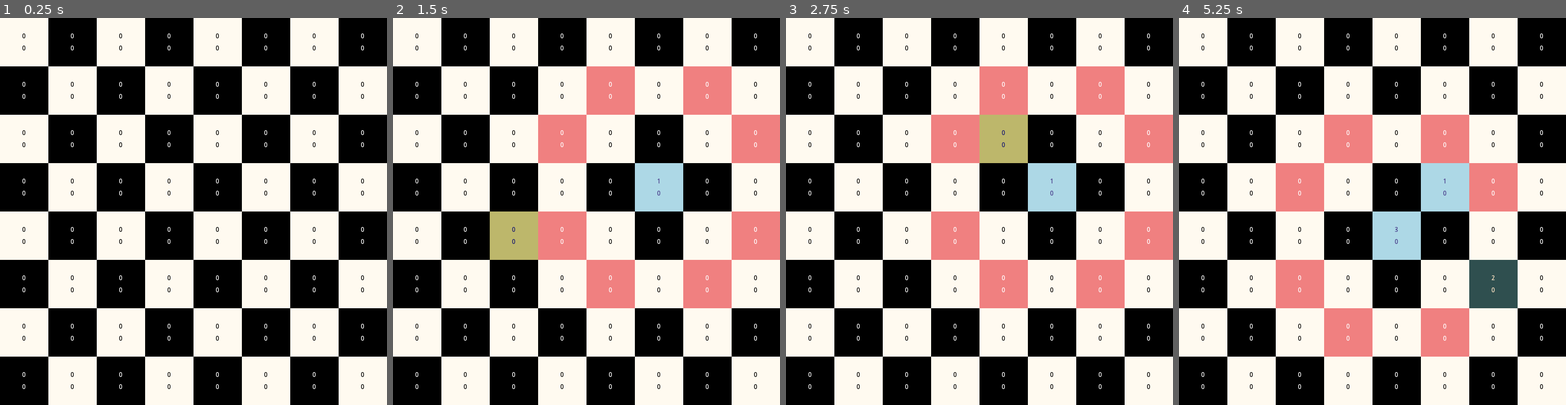
Above: before the commit, frames 1-4 (left to right).
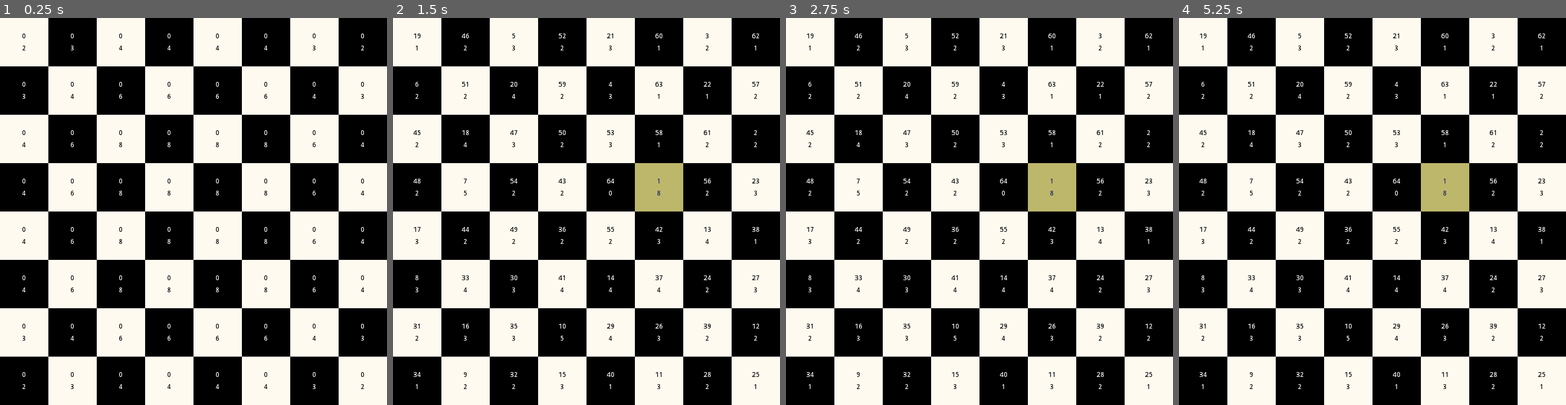
Above: after the commit, the same moments.

Repository: cgorrill-breck/KnightsApp
Game: Godot game, scene res://board.tscn
Same seed, same stepped clock (60 frames per second), same inputs: the game is played once before the commit and once after it.
Inputs (mouse positions are in pixels of both pictures, inside the frame that each line leads up to):
- Up to frame 1 (0.25 s): no input
- Up to frame 2 (1.5 s): tap Enter at 0.5 s; move the mouse to (671, 192) at 0.52 s; click (671, 192) at 0.6 s; tap Space at 1.25 s; move the mouse to (509, 230) at 1.27 s; click (509, 230) at 1.35 s
- Up to frame 3 (2.75 s): tap Enter at 2 s; move the mouse to (1018, 126) at 2.02 s; click (1018, 126) at 2.1 s
- Up to frame 4 (5.25 s): tap Space at 2.75, 4.25 s; move the mouse to (1353, 288) at 2.77 s; click (1353, 288) at 2.85 s; tap Enter at 3.5 s; move the mouse to (1488, 269) at 3.52 s; click (1488, 269) at 3.6 s; move the mouse to (1256, 153) at 4.27 s; click (1256, 153) at 4.35 s; move the mouse to (1391, 211) at 5.02 s; click (1391, 211) at 5.1 s

The runs differ from the first frame. In frame 1, 0.4% of the frame differs, in the area x 5-95%, y 7-96%; in frame 2, 17%, in the area x 5-100%, y 4-96%; in frame 3, 17%; in frame 4, 17%.

Commit message:
Too many updates to count.
Ugh, this is an awful commit.  I have made so many changes since the last commit. In short, I have added a heuristic tour runner. It works and the labels update.  The colors of the squares do not update.

Diff:
--- a/BoardModel.gd
+++ b/BoardModel.gd
@@ -2,8 +2,20 @@
 extends Resource
 
 @export var square_model_resource : SquareModel
+var tour_path = []
+var move_counter = 1;
+var tour_complete = false
 
-var move_counter = 1;
+const INITIAL_ACCESS_VALUES = [
+	[2, 3, 4, 4, 4, 4, 3, 2],
+	[3, 4, 6, 6, 6, 6, 4, 3],
+	[4, 6, 8, 8, 8, 8, 6, 4],
+	[4, 6, 8, 8, 8, 8, 6, 4],
+	[4, 6, 8, 8, 8, 8, 6, 4],
+	[4, 6, 8, 8, 8, 8, 6, 4],
+	[3, 4, 6, 6, 6, 6, 4, 3],
+	[2, 3, 4, 4, 4, 4, 3, 2]
+]
 
 const MOVES = {
 	1 : [2, -1],
@@ -22,9 +34,18 @@
 	board_data.clear()
 	for i in range(board.size()):  # Iterate by index
 		board_data.append([])  # Create a new row
-		for square in board[i]:  # Iterate over squares in row
+		for square: Square in board[i]:  # Iterate over squares in row
 			board_data[i].append(square.model_resource)
+	set_initial_access_values(board)
 
+func set_initial_access_values(board: Array):
+	for i in range(board.size()):
+		for j in range(board[i].size()):
+			var square : Square = board[i][j]
+			board[i][j].set_access_value(INITIAL_ACCESS_VALUES[i][j])
+"""
+return an array of valid board positions from the current knight position
+"""
 func get_available_moves(row, col) -> Array:
 	var moves:= []
 	for move in range(1, 9):
@@ -33,6 +54,53 @@
 		if(valid_square(row_test, col_test)):
 			moves.append([row_test, col_test])
 	return moves
+
+func run_heuristic_tour(pos : Vector2i) -> bool:
+	var knightPosition = [0,0]
+	knightPosition[1] = pos.y
+	knightPosition[0] = pos.x
+	var first_square : SquareModel = board_data[knightPosition[0]][knightPosition[1]]
+	first_square.set_move_number(move_counter)
+	first_square.set_visited(true)
+	update_access_for_available_moves(get_available_moves(knightPosition[0], knightPosition[1]))
+	move_counter += 1
+	while(true):
+		var moves = get_available_moves(knightPosition[0], knightPosition[1])
+		if move_counter == 65:
+			break
+		if moves.size() < 1:
+			break
+		var move = pick_best_move(moves)
+		knightPosition = move
+		board_data[move[0]][move[1]].set_move_number(move_counter)
+		board_data[move[0]][move[1]].set_visited(true)
+		update_access_for_available_moves(moves)
+		print("("+ board_data[move[0]][move[1]].toString())
+		move_counter += 1
+	tour_complete = move_counter == 65
+	return move_counter == 65
+
+
+func update_access_for_available_moves(moves : Array):
+	if moves.size() < 1:
+		return
+	for move in moves:
+		board_data[move[0]][move[1]].update_access_value()
+
+"""
+pick the best move from available moves
+each move in moves is a position on the board
+"""
+func pick_best_move(moves : Array):
+	var low_access = 10
+	var low_move = -1
+	for move in moves:
+		print(str(move))
+		var access_val = board_data[move[0]][move[1]].get_access_value()
+		if access_val < low_access:
+			low_access = access_val
+			low_move = move
+	return low_move
 
 func valid_square(row, col) -> bool:
 	if board_data.is_empty():
@@ -50,3 +118,15 @@
 
 func update_move_counter():
 	move_counter += 1
+
+func update_tour_path(pos : Vector2i):
+	tour_path.append(pos)
+
+func print_board():
+	var all_cells := ""
+	for row in board_data:
+		var row_cells:= ""
+		for square : SquareModel in row:
+			row_cells += str(square.get_move_number()) + ", "
+		all_cells += row_cells + "\n"
+	print(all_cells)
--- a/SquareModel.gd
+++ b/SquareModel.gd
@@ -21,6 +21,9 @@
 func set_access_value(value: int) -> void:
 	access_value = value
 
+func update_access_value() -> void:
+	access_value -= 1
+
 func get_access_value() -> int:
 	return access_value
 
@@ -29,3 +32,6 @@
 
 func get_visited() -> bool:
 	return visited
+
+func toString() -> String:
+	return "Move number: " + str(move_number) + " Access: " + str(access_value) + " Visited: " + str(visited)
--- a/board.gd
+++ b/board.gd
@@ -13,24 +13,31 @@
 	connect_square_signals()
 	board_model_resource.fill_board(square_grid)
 
+## process for Heuristic Tour
+func _process(delta: float) -> void:
+	if Input.is_action_just_pressed("left_mouse_button") and !board_model_resource.tour_complete:
+		var mouse_pos = get_local_mouse_position()
+		var mouse_vector : Vector2i = Vector2i(int(mouse_pos.y / TILE_SIZE), int(mouse_pos.x / TILE_SIZE))
+		handle_heuristic_tour(mouse_vector)
+
 ## Handle user input
-func _process(delta: float) -> void:
-	if not Input.is_action_just_pressed("left_mouse_button"):
-		return
-	if not active_square:
-		return
-	if board_model_resource.get_move_counter() > 1:
-		if square_in_previous(active_square):
-			handle_square_click()
-	else:
-		handle_square_click()
-
+#func _process(delta: float) -> void:
+	#if not Input.is_action_just_pressed("left_mouse_button"):
+		#return
+	#if not active_square:
+		#return
+	#if board_model_resource.get_move_counter() > 1:
+		#if square_in_previous(active_square):
+			#handle_square_click()
+			#update_access_values()
+	#else:
+		#handle_square_click()
+		#update_access_values()
 
 func square_in_previous(square: Square):
 	var pos = [0,0]
 	pos[1] = square.get_square_model().get_grid_position().y
 	pos[0] = square.get_square_model().get_grid_position().x
-	print("in previous: " + str(pos in previous_squares))
 	return pos in previous_squares;
 
 ## ======= Grid Setup =======
@@ -64,8 +71,6 @@
 
 func _on_square_mouse_entered(square: Square) -> void:
 	active_square = square
-	print(previous_squares)
-	print(active_square.get_square_model().get_grid_position())
 	if previous_squares.size() != 0:
 		var pos : Array = [square.get_square_model().get_grid_position().x, square.get_square_model().get_grid_position().y]
 		if  pos not in previous_squares:
@@ -82,6 +87,7 @@
 		square.update_square()
 		active_square = null
 
+
 ## ======= Game Logic =======
 func handle_square_click() -> void:
 	var mouse_pos = get_local_mouse_position()
@@ -89,10 +95,26 @@
 		reset_squares(previous_squares)
 	previous_squares = highlight_available_squares(int(mouse_pos.y / TILE_SIZE), int(mouse_pos.x / TILE_SIZE))
 	active_square.set_move_number(board_model_resource.get_move_counter())
+	board_model_resource.update_tour_path(active_square.global_position)# check on this.  Not sure if it will work
 	board_model_resource.update_move_counter()
 	active_square.update_move_label()
 	active_square.set_visited(true)
 	active_square.update_square()
+
+func handle_heuristic_tour(pos : Vector2i):
+	board_model_resource.run_heuristic_tour(pos)
+	update_all_squares()
+
+func update_all_squares():
+	for i in range(board_model_resource.board_data.size()):
+		for square : SquareModel in board_model_resource.board_data[i]:
+			square_grid[square.get_grid_position()[0]][square.get_grid_position()[1]].set_move_number(square.get_move_number())
+			square_grid[square.get_grid_position()[0]][square.get_grid_position()[1]].set_access_value(square.get_access_value())
+			square_grid[square.get_grid_position()[0]][square.get_grid_position()[1]].visited = true
+
+func update_access_values():
+	for pos in previous_squares:
+		square_grid[pos[0]][pos[1]].set_access_value(square_grid[pos[0]][pos[1]].get_access_value() - 1)
 
 func reset_squares(squares: Array) -> void:
 	for pos : Array in squares:
--- a/square.gd
+++ b/square.gd
@@ -12,7 +12,6 @@
 		set_square_color()
 
 @export var model_resource : SquareModel
-
 ## Theme Colors
 const COLORS = {
 	"white": Color.FLORAL_WHITE,
@@ -82,6 +81,7 @@
 
 func set_access_value(value: int) -> void:
 	access_value = value
+	model_resource.set_access_value(value)
 	update_access_label()
 
 func get_access_value() -> int:
Not shown, added: .DS_Store
